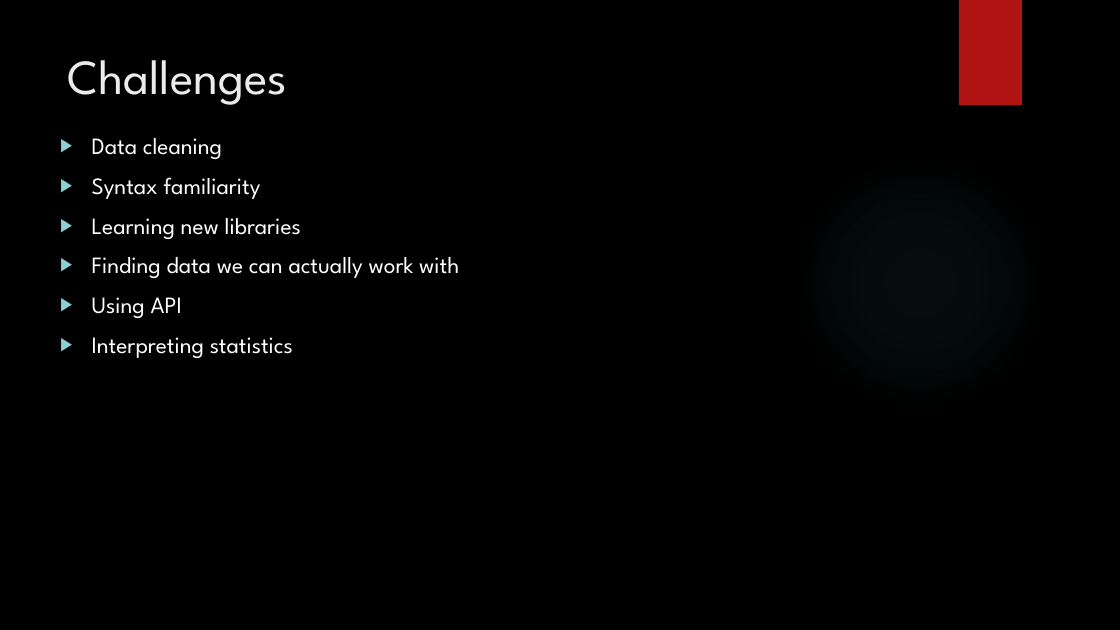
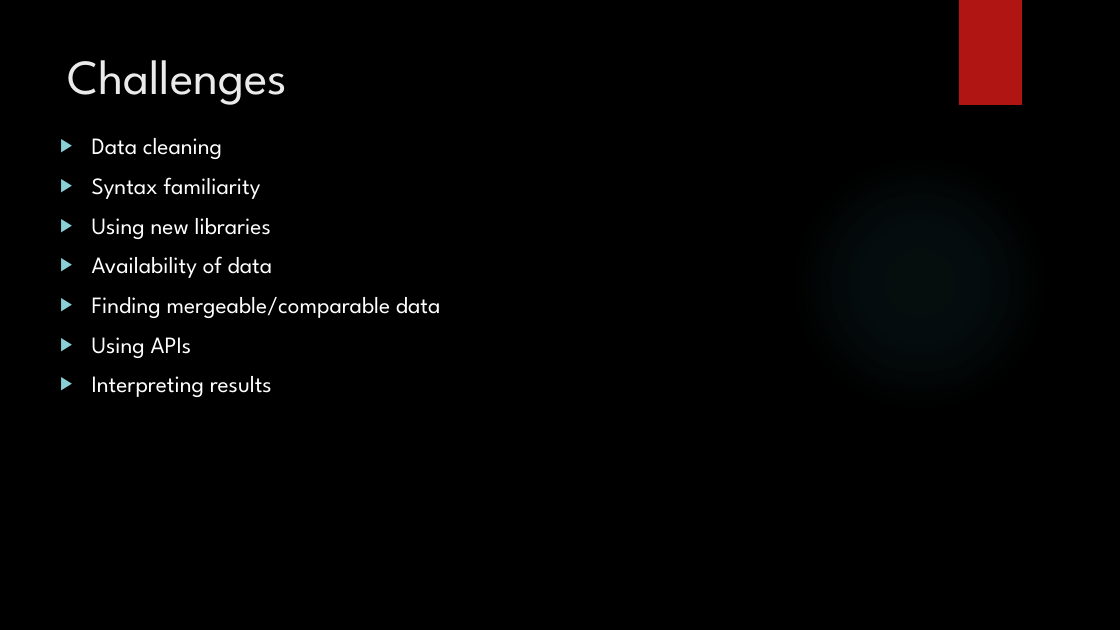
Before and after one commit to brian-e-haley/Mental_health_US, a slide deck: slide 5 of Output/MentalHealth_in_the_US.pptx (slide 4 before the commit). Drawn at 1120x630 pixels with LibreOffice and Linux fonts; fonts in the diff are those of the drawing; background and template pictures are left out. Boxes give left, top, right and bottom in pixels: in the first picture for what was removed or moved away, otherwise in the second. Text is boxed around its words. In the diff, an @@ line names an element or a change of style, - is before the commit and + after.

```diff
--- a/Output/MentalHealth_in_the_US.pptx
+++ b/Output/MentalHealth_in_the_US.pptx
@@ text at bbox=[92, 218, 440, 397]: text changed @@
-▶ Learning new libraries
-▶ Finding data we can actually work with
-▶ Using API
-▶ Interpreting statistics
+▶ Using new libraries
+▶ Availability of data
+▶ Finding mergeable/comparable data
+▶ Using APIs
+▶ Interpreting results
```
Also in this commit, not shown: 7 other slides changed, 2 slides added.
